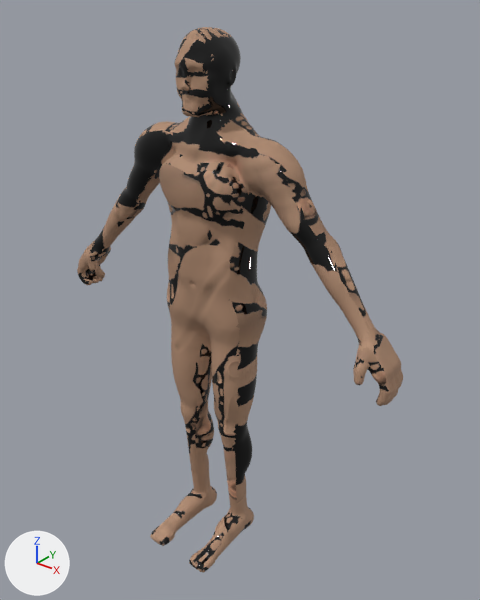
What one commit did to the glTF model game/assets/characters/body_male.gltf.
Before and after are seen from a 50 mm camera at (1.361, -1.555, 1.997) aimed at (0.078, 0.048, 1.002). The lights are fixed; the arrows at lower left show +X, +Y and +Z. The older version comes first. Vertices at exactly the same position are counted once.

In view in the first picture: 'body_male'.
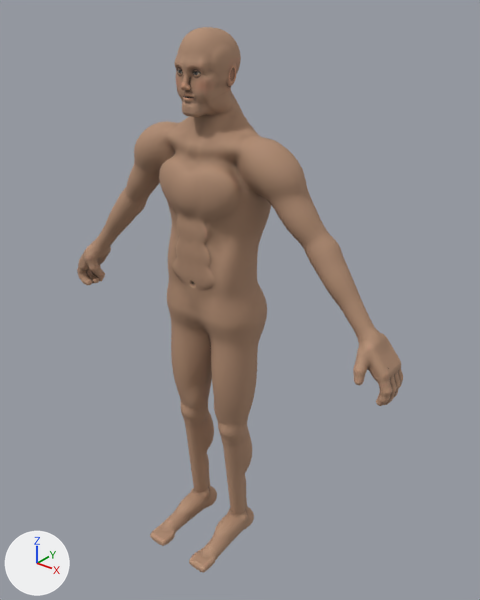
Changed parts and their boxes [x1, y1, x2, y2] in the pictures (480 x 600 px; the box of a moved part takes in the faces that stretch with it):
```json
{"part": 1, "of": "me_body_male_high_001", "change": "moved or reshaped", "before": [153, 518, 223, 572], "after": [150, 522, 223, 572]}
{"part": 2, "of": "me_body_male_high_001", "change": "moved or reshaped", "before": [169, 43, 221, 162], "after": [176, 45, 221, 139]}
{"part": 3, "of": "me_body_male_high_001", "change": "surface changed", "before": [77, 27, 401, 573], "after": [77, 27, 401, 573]}
```

The change, as JSON lines over the scene's bpy script:
```json
{"block": "me_body_male_high_001", "where": "# used by ob_body_male; location = (0.0, 0.0, 0.0)"}
{"op": "remove", "block": "me_body_male_high_001", "code": "me_body_male_high_001.from_pydata(...)  # 15005 vertices, 29998 faces; spans x -0.69..0.7, y -0.25..0.14, z 0.0..1.87"}
{"op": "add", "block": "me_body_male_high_001", "code": "me_body_male_high_001.from_pydata(...)  # 15006 vertices, 30000 faces; spans x -0.69..0.7, y -0.25..0.14, z 0.0..1.87"}
{"block": "me_body_male_high_001", "change": "me_body_male_high_001 part 1: 23 vertices moved within x -0.13..0.14, y -0.24..0.07, z 0.0..0.04; 61 vertices removed from x -0.13..0.14, y -0.25..0.07, z 0.0..0.04; 59 vertices added at x -0.14..0.14, y -0.25..0.07, z 0.0..0.04"}
{"block": "me_body_male_high_001", "change": "me_body_male_high_001 part 2: 28 vertices moved within x -0.05..0.08, y -0.1..-0.03, z 1.6..1.79; 36 vertices removed from x -0.08..0.06, y -0.1..0.07, z 1.48..1.83; 37 vertices added at x -0.08..0.08, y -0.12..0.07, z 1.57..1.82"}
{"block": "me_body_male_high_001", "change": "me_body_male_high_001 part 3: 28422 kept faces spanning x -0.69..0.7, y -0.25..0.14, z 0.0..1.87 get new texture (UV) coordinates"}
{"block": "me_body_male_high_001", "change": "other edits to the shape of me_body_male_high_001 do not show in these pictures"}
```
